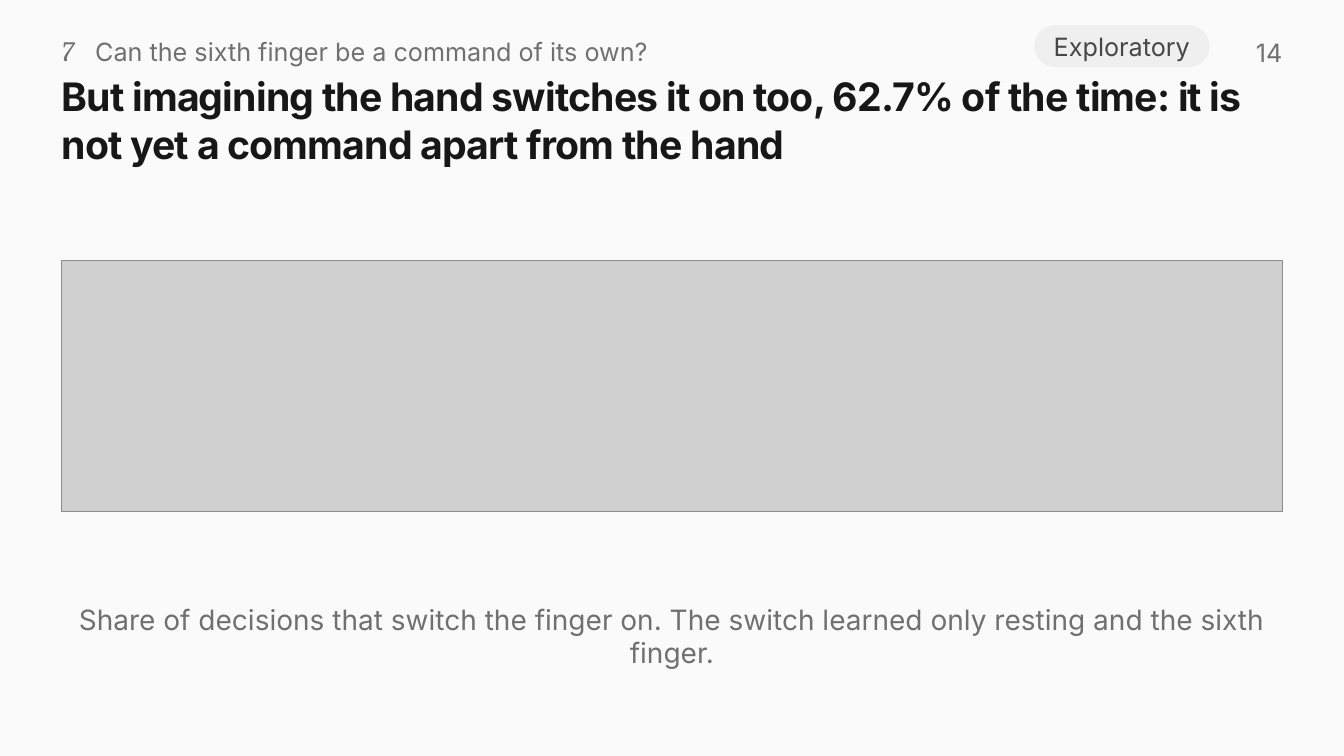
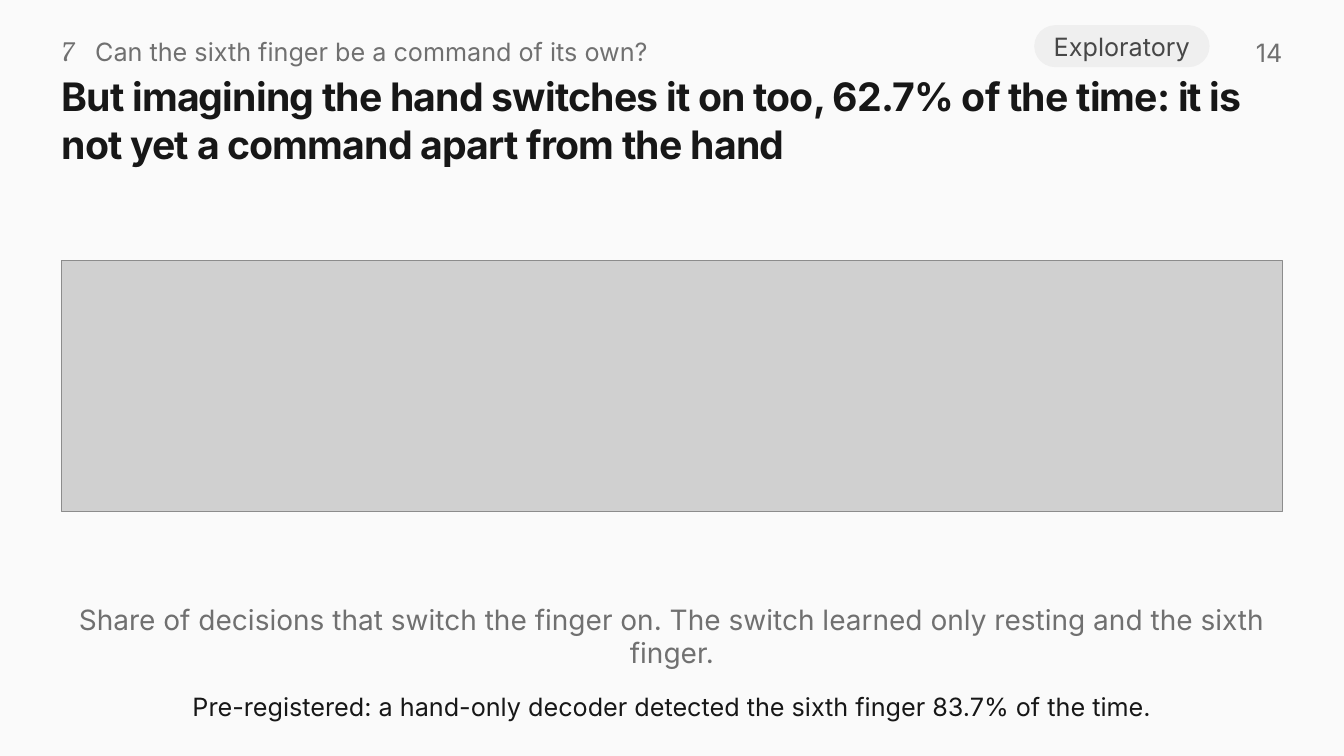
Before and after one commit to rajveeerr/sixth-finger-bci, a slide deck: slide 14 of report/slides/sixth-finger-bci.pptx. Drawn at 1344x756 pixels with LibreOffice and Linux fonts; fonts in the diff are those of the drawing; grey boxes stand for pictures. Boxes give left, top, right and bottom in pixels: in the first picture for what was removed or moved away, otherwise in the second. Text is boxed around its words. In the diff, an @@ line names an element or a change of style, - is before the commit and + after.

```diff
--- a/report/slides/sixth-finger-bci.pptx
+++ b/report/slides/sixth-finger-bci.pptx
@@ text added at (192, 697, 1150, 721), 18 pt, text #171717 @@
+Pre-registered: a hand-only decoder detected the sixth finger 83.7% of the time.
```
Also in this commit, not shown: 10 other slides changed, 2 other files.
